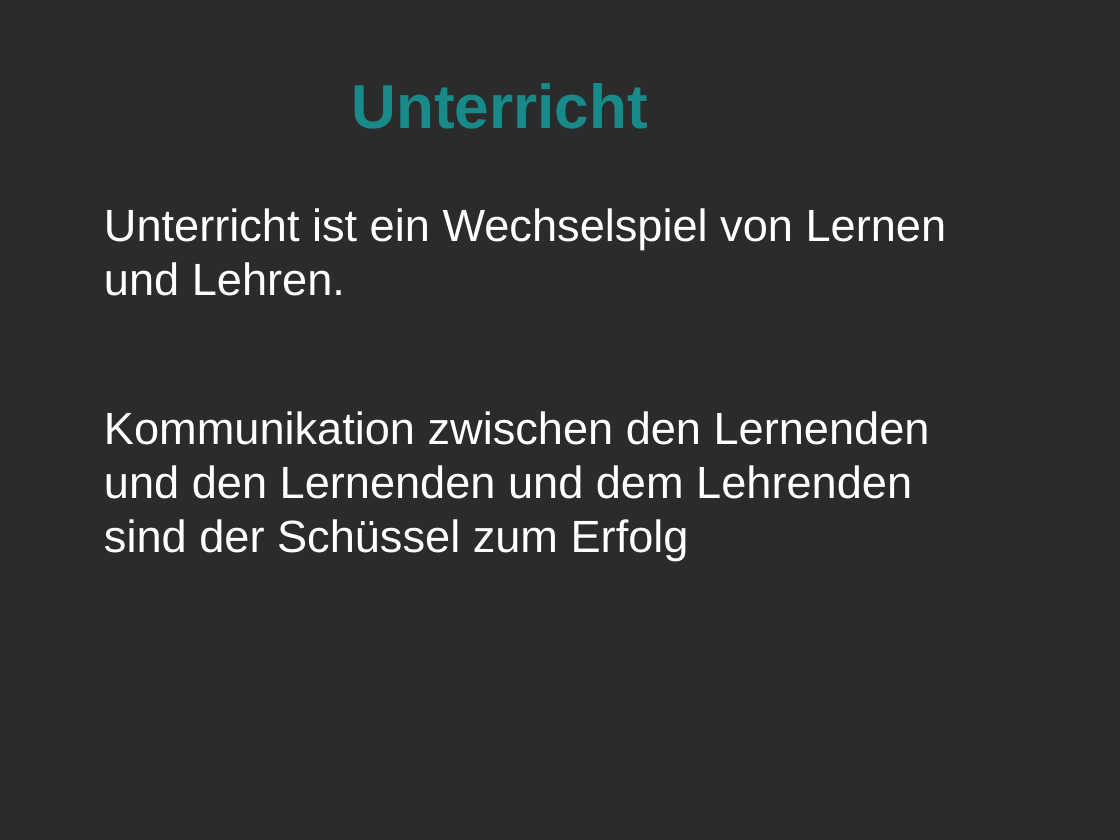
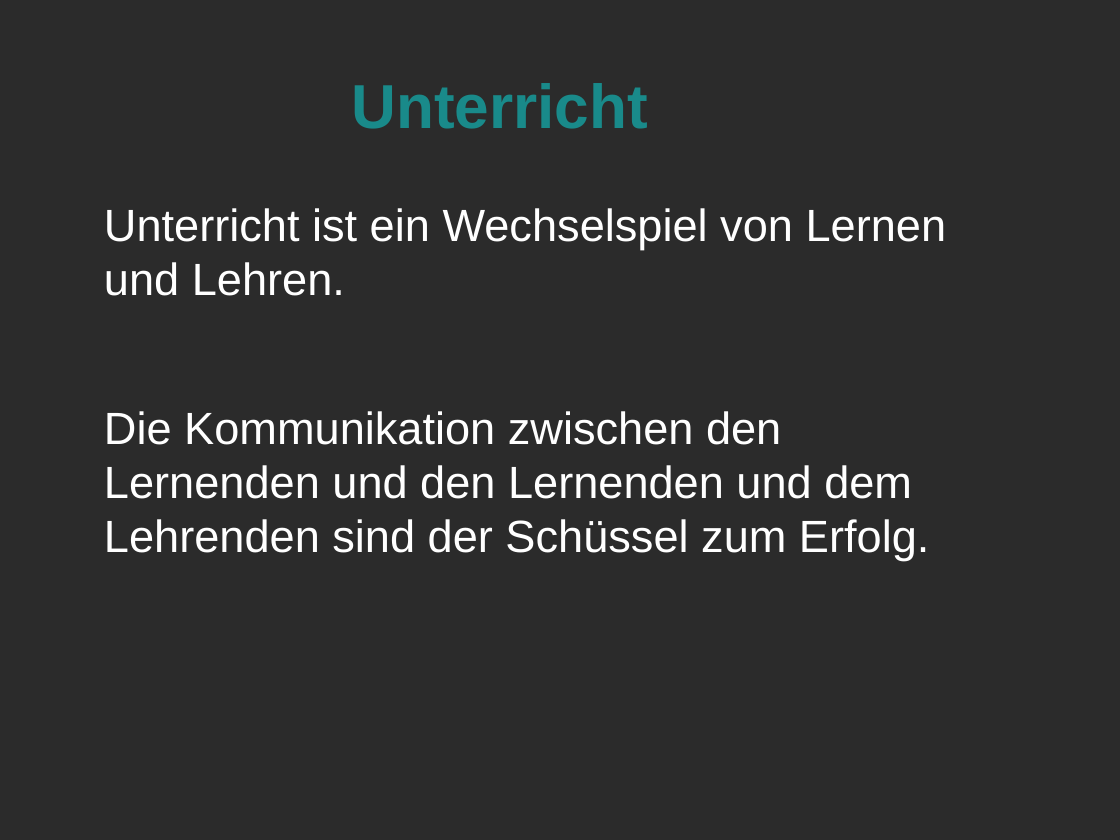
Before and after one commit to LorenzMueller/SS19, a slide deck: slide 4 of Mathe Didaktik/Präsentation.odp. Drawn at 1120x840 pixels with LibreOffice and Linux fonts; fonts in the diff are those of the drawing; background and template pictures are left out; a plain dark background stands for a picture behind light text. Boxes give left, top, right and bottom in pixels: in the first picture for what was removed or moved away, otherwise in the second. Text is boxed around its words. In the diff, an @@ line names an element or a change of style, - is before the commit and + after.

```diff
--- a/Mathe Didaktik/Präsentation.odp
+++ b/Mathe Didaktik/Präsentation.odp
@@ text at box(104, 411, 929, 561): text changed @@
-Kommunikation zwischen den Lernenden und den Lernenden und dem Lehrenden sind der Schüssel zum Erfolg
+Die Kommunikation zwischen den Lernenden und den Lernenden und dem Lehrenden sind der Schüssel zum Erfolg.
```
Also in this commit, not shown: 7 other slides changed, 2 slides added, 1 slide removed, 5 other files.
